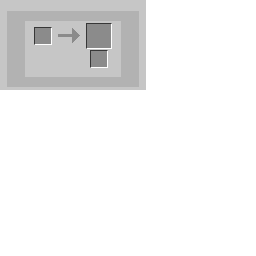
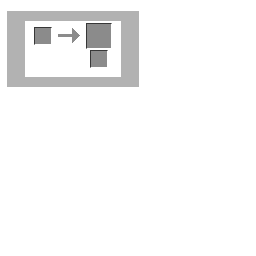
Layered file, before and after one edit (256 × 256). Changes by layer:
renamed "Lager 3" to "Items", painted on it over [25, 21, 121, 77]
renamed "Lager 2" to "Background", hid it, painted on it over [0, 0, 146, 90]
